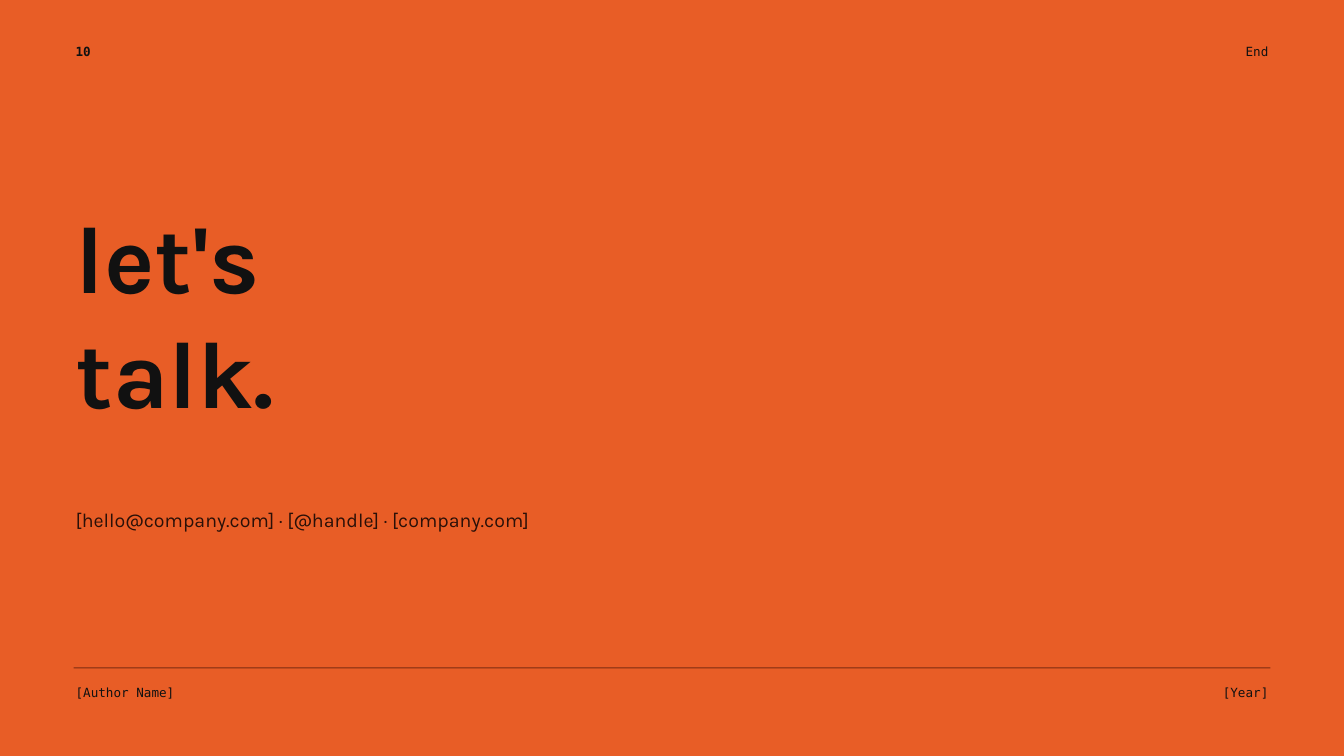
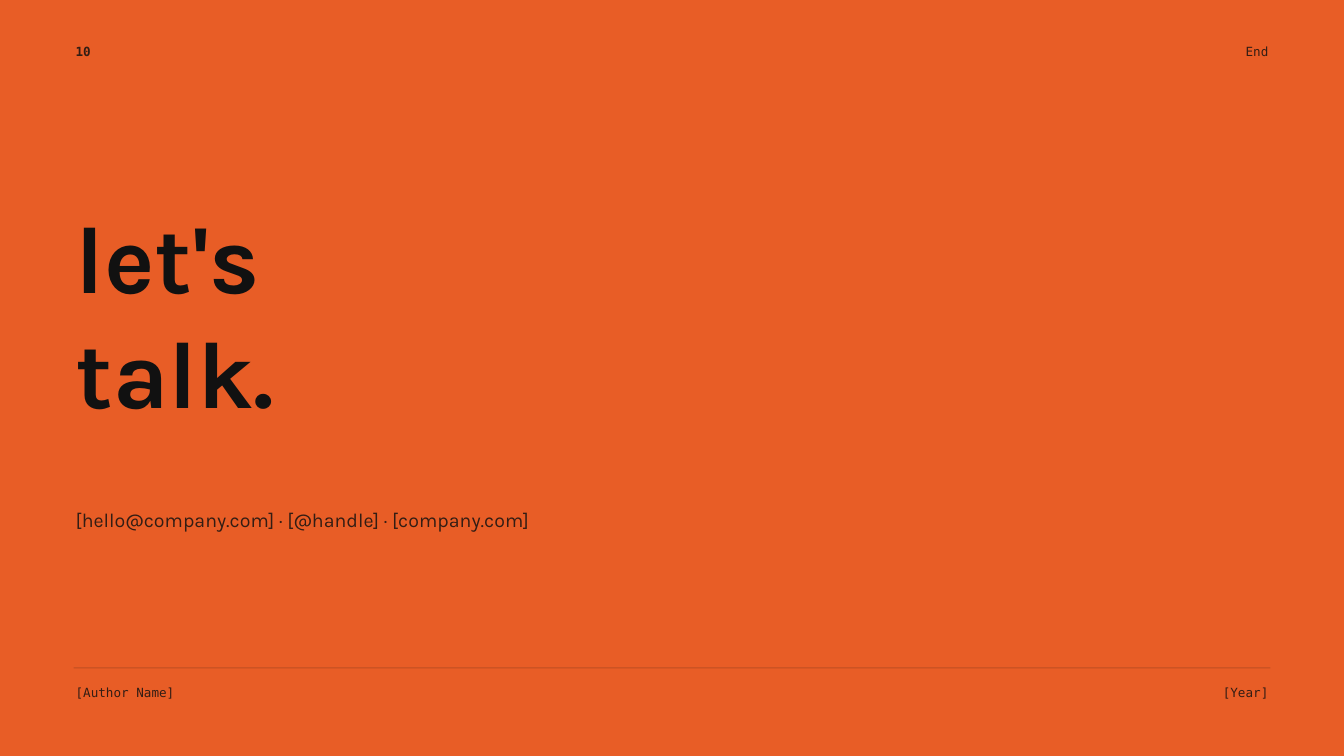
Before and after one commit to hustcer/pptx-nova, a slide deck: slide 16 of assets/examples/broadside/deck.pptx. Drawn at 1344x756 pixels with LibreOffice and Linux fonts; fonts in the diff are those of the drawing. Boxes give left, top, right and bottom in pixels: in the first picture for what was removed or moved away, otherwise in the second. Text is boxed around its words. In the diff, an @@ line names an element or a change of style, - is before the commit and + after.

```diff
--- a/assets/examples/broadside/deck.pptx
+++ b/assets/examples/broadside/deck.pptx
@@ rectangle at (74, 667, 1270, 668): fill #7A2B12 to #BD4E22 @@
@@ text colour #111111 to #331D14 in 4 elements at (76, 46, 91, 56), (1246, 46, 1269, 56), (76, 687, 174, 699), (1223, 687, 1269, 699) @@
```
Also in this commit, not shown: 9 other slides changed, 7 other files.
